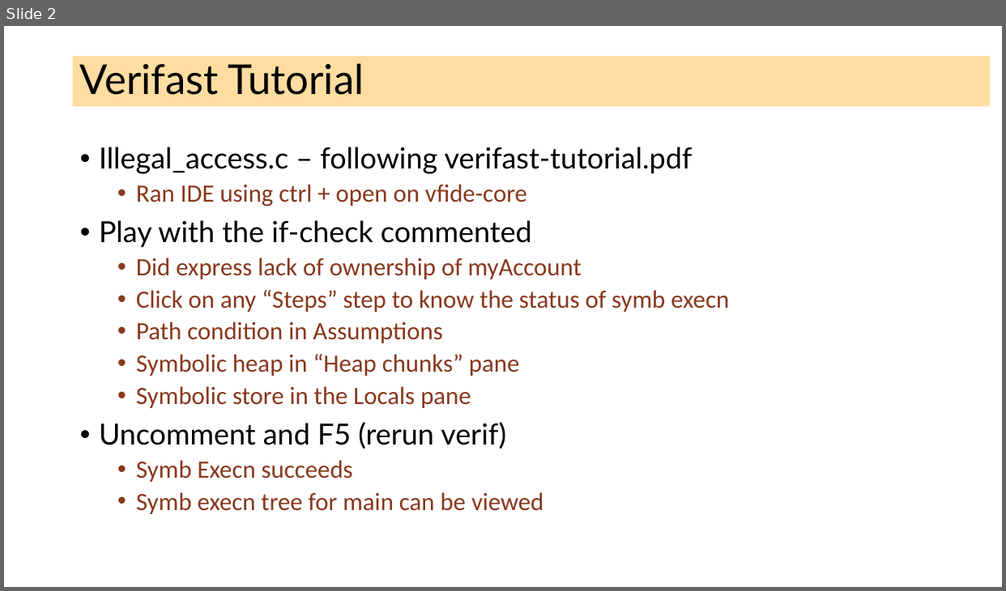
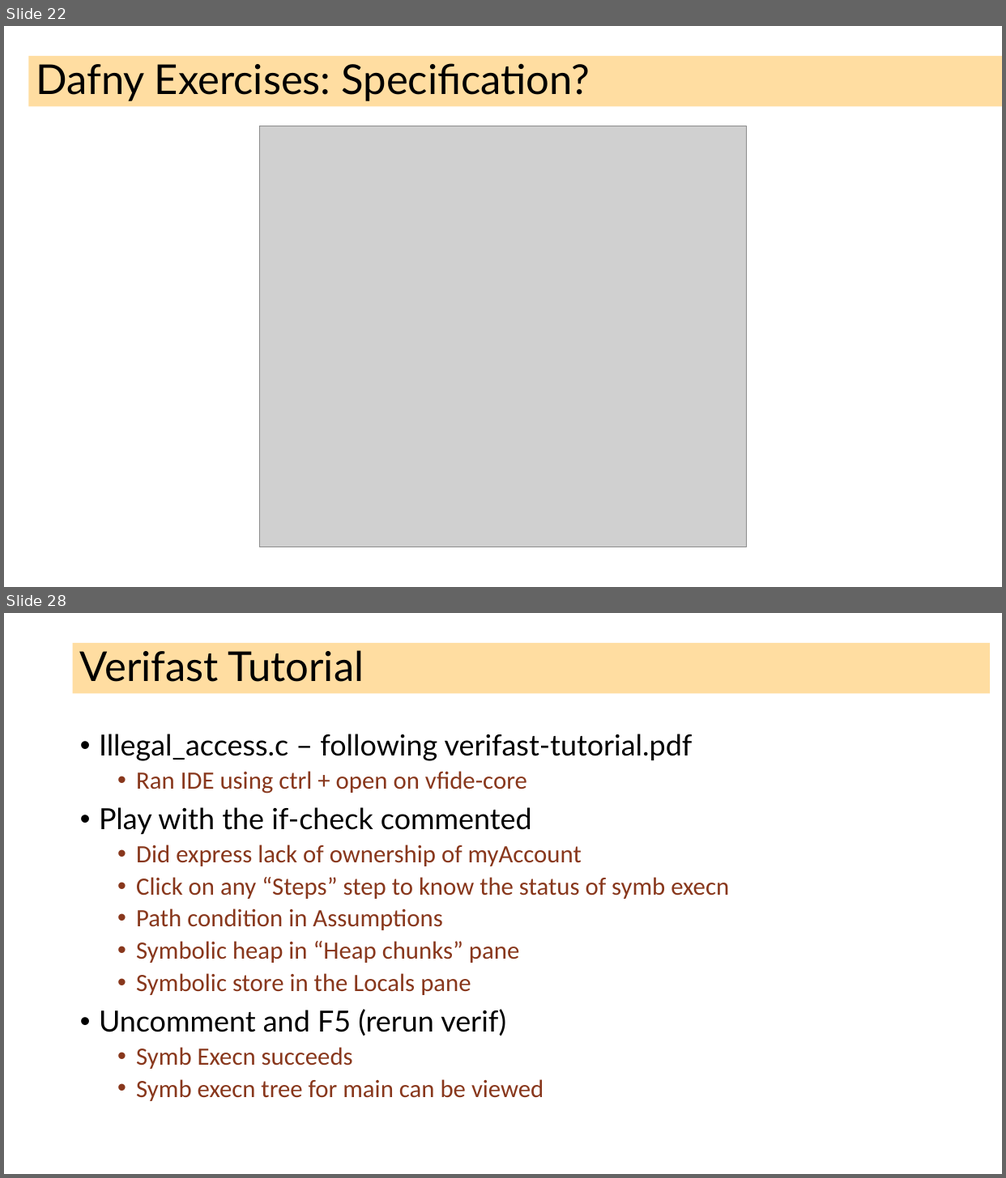
Before and after one commit to ganeshutah/cs6110s22, a slide deck: Lec17/Lec17.pptx. Shown one above the other, each under a label of ours: slide 2 before the commit, slides 22 and 28 after it; the slides between them are not shown. The pictures are 1006x591 and 1006x1178 pixels, drawn with LibreOffice and Linux fonts; fonts in the diff are those of the drawing; grey boxes stand for pictures. Boxes give left, top, right and bottom in pixels: in the first picture for what was removed or moved away, otherwise in the second. Text is boxed around its words. In the diff, an @@ line names an element or a change of style, - is before the commit and + after.

```diff
--- a/Lec17/Lec17.pptx
+++ b/Lec17/Lec17.pptx
@@ slide 22 added at [4, 26, 1002, 587], background #FFFFFF @@
@@ title added at [28, 56, 1002, 107], fill #FFBD47 at 51% opacity, 39.6 pt, text #000000 @@
+Dafny Exercises: Specification?
@@ picture added at [259, 126, 747, 547] @@
@@ what was slide 2 is now slide 28 @@
```
Also in this commit, not shown: 25 other slides added, 12 other files.
